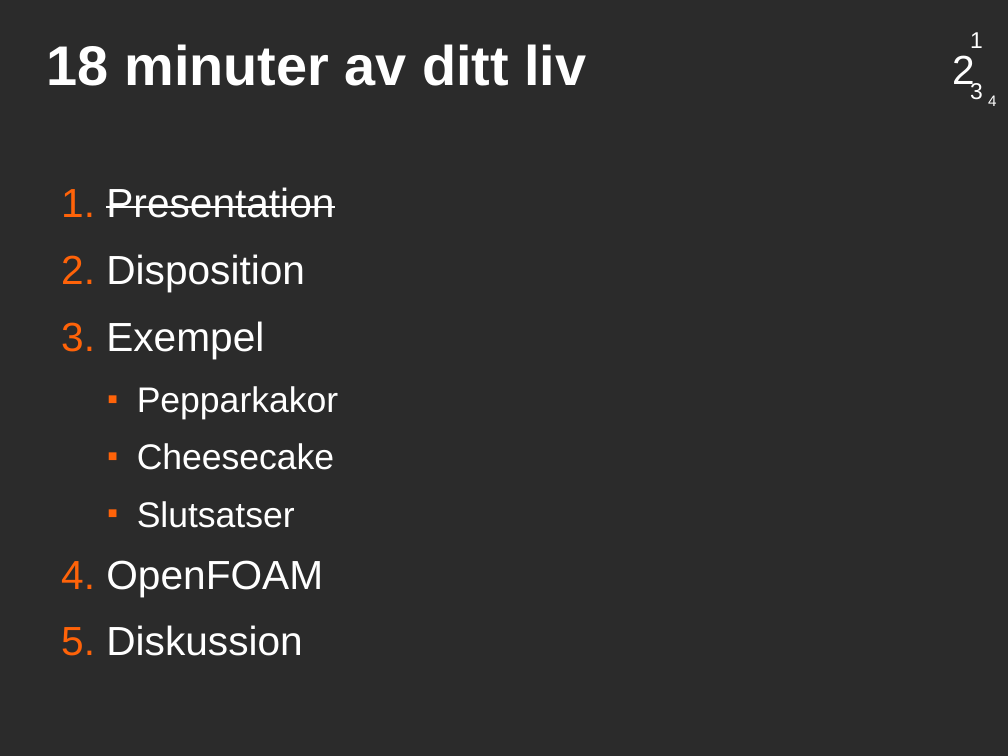
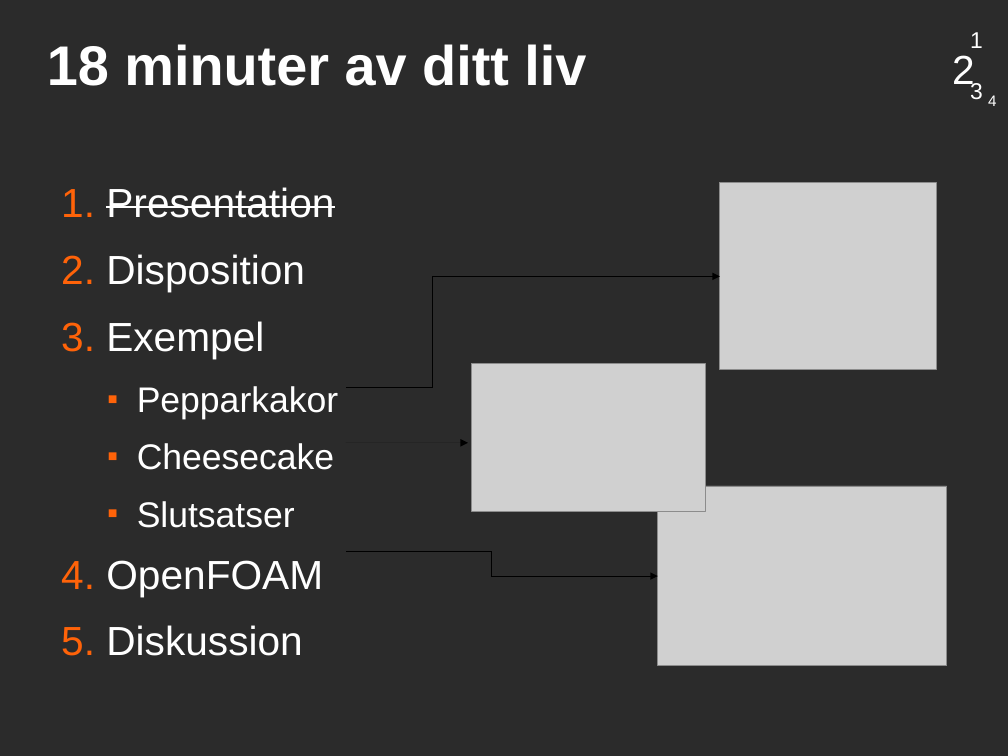
Before and after one commit to saifthe1/openfoam-openmp, a slide deck: slide 3 of presentation/pres.odp. Drawn at 1008x756 pixels with LibreOffice and Linux fonts; fonts in the diff are those of the drawing; grey boxes stand for pictures; background and template pictures are left out; a plain dark background stands for a picture behind light text. Boxes give left, top, right and bottom in pixels: in the first picture for what was removed or moved away, otherwise in the second. Text is boxed around its words. In the diff, an @@ line names an element or a change of style, - is before the commit and + after.

```diff
--- a/presentation/pres.odp
+++ b/presentation/pres.odp
@@ picture added at (720, 183, 936, 370) @@
@@ elbow arrow added from (346, 388) to (720, 276), #000000 0 pt @@
@@ picture added at (472, 364, 706, 511) @@
@@ arrow added from (346, 443) to (468, 443), #000000 0 pt @@
@@ picture added at (658, 486, 947, 666) @@
@@ elbow arrow added from (346, 551) to (658, 576), #000000 0 pt @@
```
